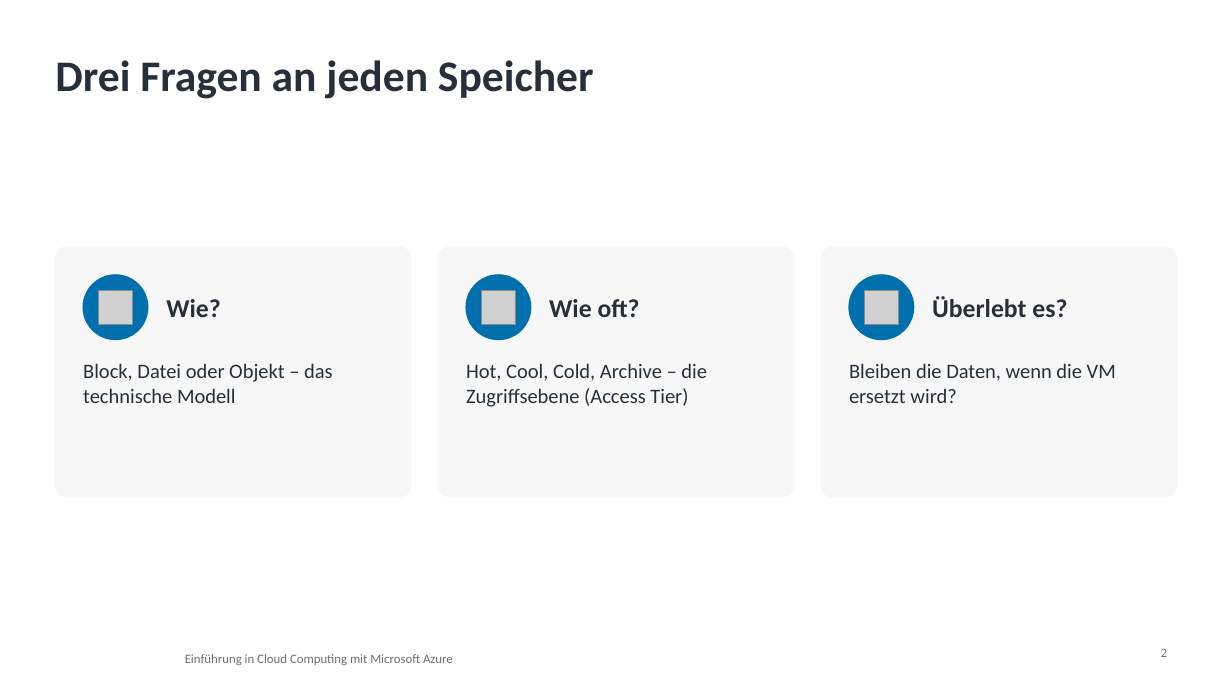
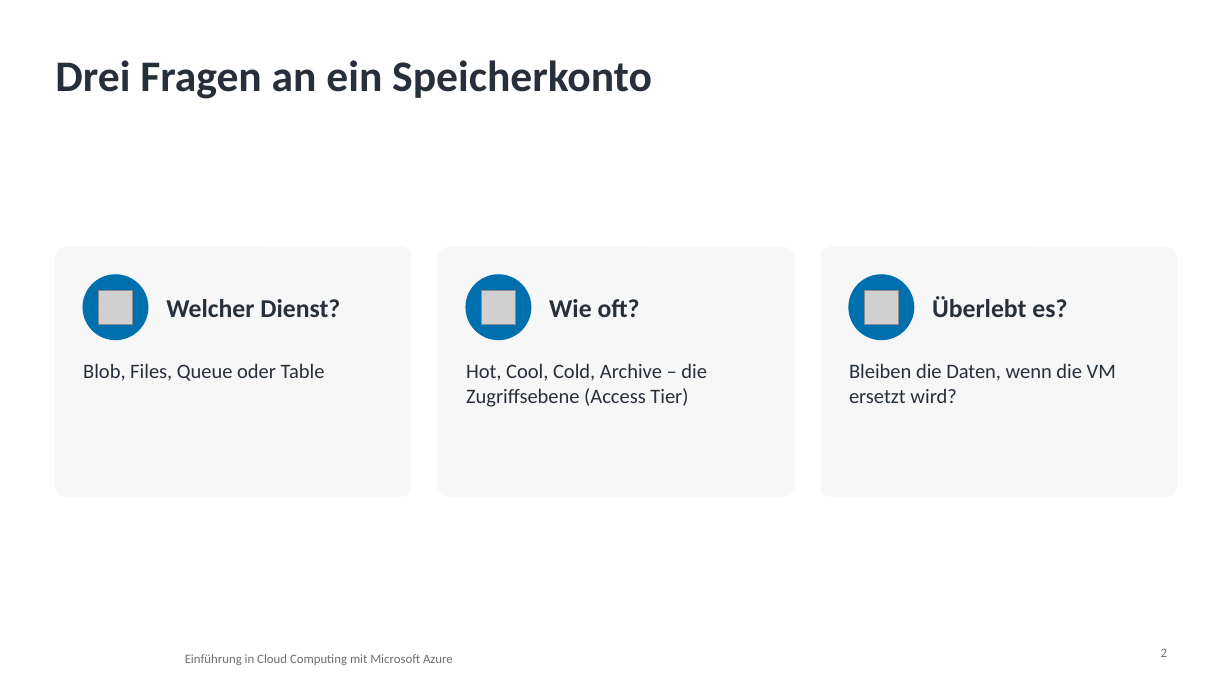
Before and after one commit to pat-teacher/azure-basics-training, a slide deck: slide 2 of praesentationen/input-05-azure-storage.pptx. Drawn at 1232x693 pixels with LibreOffice and Linux fonts; fonts in the diff are those of the drawing; grey boxes stand for pictures; background and template pictures are left out. Boxes give left, top, right and bottom in pixels: in the first picture for what was removed or moved away, otherwise in the second. Text is boxed around its words. In the diff, an @@ line names an element or a change of style, - is before the commit and + after.

```diff
--- a/praesentationen/input-05-azure-storage.pptx
+++ b/praesentationen/input-05-azure-storage.pptx
@@ title at <box>55,60,652,99</box>: text changed @@
-Drei Fragen an jeden Speicher
+Drei Fragen an ein Speicherkonto
@@ text at <box>166,299,340,317</box>: text changed @@
-Wie?
+Welcher Dienst?
@@ text at <box>83,363,325,381</box>: text changed @@
-Block, Datei oder Objekt – das technische Modell
+Blob, Files, Queue oder Table
```
Also in this commit, not shown: 1 slide added, 1 slide removed, 6 other files.
